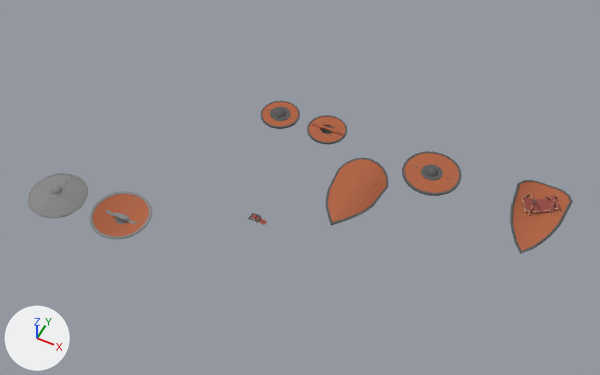
An edit to the Blender file shields/shields.blend, drawn before and after from the same camera.
One viewpoint serves both versions: a 50 mm camera at (14.98, -13.8, 22.34) aimed at (6.2, 3.77, 0.39). Arrows for +X, +Y and +Z are at lower left; the lights stay in place.

Before the edit, the objects in view are built like this:
```python
ob_metalkiteshield = bpy.data.objects.new('MetalKiteShield', me_mekite_002)
ob_metalkiteshield.location = (14.0, 7.0, 0.0)
ob_metalkiteshield.rotation_euler = (0.0, -3.142, 0.0)  # degrees (0, -180, 0)
ob_metalroundshield = bpy.data.objects.new('MetalRoundShield', me_mebuckler_001)
ob_metalroundshield.location = (-1.47, -0.15, 0.28)
ob_metalroundshield.rotation_euler = (0.0, 6.283, 0.0)  # degrees (0, 360, 0)
ob_metalroundshield_001 = bpy.data.objects.new('MetalRoundShield.001', me_mebuckler_007)
ob_metalroundshield_001.location = (1.29, -0.15, 0.24)
ob_metalroundshield_001.rotation_euler = (0.0, 3.142, 0.0)  # degrees (0, 180, 0)
ob_woodbuckler = bpy.data.objects.new('WoodBuckler', me_meroundshield_001)
ob_woodbuckler.location = (3.73, 7.0, 0.13)
ob_woodbuckler_001 = bpy.data.objects.new('WoodBuckler.001', me_meroundshield_002)
ob_woodbuckler_001.location = (5.73, 7.0, 0.25)
ob_woodbuckler_001.rotation_euler = (0.0, -3.142, 0.0)  # degrees (0, -180, 0)
ob_woodkiteshield = bpy.data.objects.new('WoodKiteShield', me_mekite_001)
ob_woodkiteshield.location = (7.9, 5.0, 0.36)
ob_woodroundshield = bpy.data.objects.new('WoodRoundShield', me_meroundshield)
ob_woodroundshield.location = (10.0, 7.0, -0.18)
```
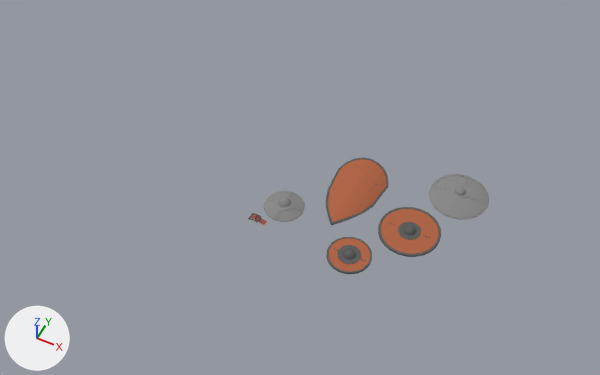
Commit message: Recover metal buckler shield

Where the change shows, as pixel boxes [x1, y1, x2, y2] in the pictures (600 x 375 px):
'WoodRoundShield', moved: before [402, 151, 462, 196]; after [378, 207, 441, 257]
'MetalRoundShield', moved: before [27, 173, 88, 218]; after [429, 174, 489, 220]
'MetalKiteShield', deleted (brown): before [510, 180, 573, 254]
    faces in mat_wood (its picture is missing): [513, 181, 570, 251]
    faces in mat_iron (its picture is missing): [510, 180, 573, 254]
    faces in mat_leather (its picture is missing): [522, 194, 563, 217]
'MetalRoundShield.001', deleted (brown): before [89, 191, 152, 239]
    faces in mat_wood (its picture is missing): [93, 194, 149, 236]
    faces in mat_steel (its picture is missing): [89, 191, 152, 239]
'WoodBuckler', moved: before [261, 101, 300, 129]; after [326, 237, 372, 274]
'MetalBuckler', added: after [264, 191, 305, 222]
'WoodBuckler.001', deleted (brown): before [307, 115, 347, 145]
    faces in mat_wood (its picture is missing): [309, 117, 346, 142]
    faces in mat_iron (its picture is missing): [307, 115, 347, 145]

The change, as a list of edits to the scene's bpy script:
```text
Add me_mebuckler_000:
    me_mebuckler_000.from_pydata(...)  # 1192 vertices, 1176 faces; spans x -0.719..0.712, y -0.716..0.716, z -0.192..0.217
    me_mebuckler_000.polygons.foreach_set('use_smooth', [True] * 1176)
    me_mebuckler_000.materials.append(mat_steel)  # its picture is missing
Remove ob_metalroundshield_001:
    ob_metalroundshield_001 = bpy.data.objects.new('MetalRoundShield.001', me_mebuckler_007)
    ob_metalroundshield_001.location = (1.29, -0.15, 0.24)
    ob_metalroundshield_001.rotation_euler = (0.0, 3.142, 0.0)  # degrees (0, 180, 0)
    _m = ob_metalroundshield_001.modifiers.new('EdgeSplit', 'EDGE_SPLIT')
    _m.use_edge_angle = False
Remove ob_metalkiteshield:
    ob_metalkiteshield = bpy.data.objects.new('MetalKiteShield', me_mekite_002)
    ob_metalkiteshield.location = (14.0, 7.0, 0.0)
    ob_metalkiteshield.rotation_euler = (0.0, -3.142, 0.0)  # degrees (0, -180, 0)
    _m = ob_metalkiteshield.modifiers.new('EdgeSplit', 'EDGE_SPLIT')
    _m.use_edge_angle = False
Remove ob_woodbuckler_001:
    ob_woodbuckler_001 = bpy.data.objects.new('WoodBuckler.001', me_meroundshield_002)
    ob_woodbuckler_001.location = (5.73, 7.0, 0.25)
    ob_woodbuckler_001.rotation_euler = (0.0, -3.142, 0.0)  # degrees (0, -180, 0)
    _m = ob_woodbuckler_001.modifiers.new('EdgeSplit', 'EDGE_SPLIT')
    _m.use_edge_angle = False
Change ob_metalroundshield:
    ob_metalroundshield.location: (-1.47, -0.15, 0.28) -> (11.31, 6.18, 0.28)
Change ob_woodbuckler:
    ob_woodbuckler.location: (3.73, 7.0, 0.13) -> (8.93, 1.98, 0.13)
Change ob_woodroundshield:
    ob_woodroundshield.location: (10.0, 7.0, -0.18) -> (10.28, 4.08, -0.18)
Add ob_metalbuckler:
    ob_metalbuckler = bpy.data.objects.new('MetalBuckler', me_mebuckler_000)
    ob_metalbuckler.location = (5.97, 3.0, 0.21)
    _m = ob_metalbuckler.modifiers.new('EdgeSplit', 'EDGE_SPLIT')
    _m.use_edge_angle = False
```
